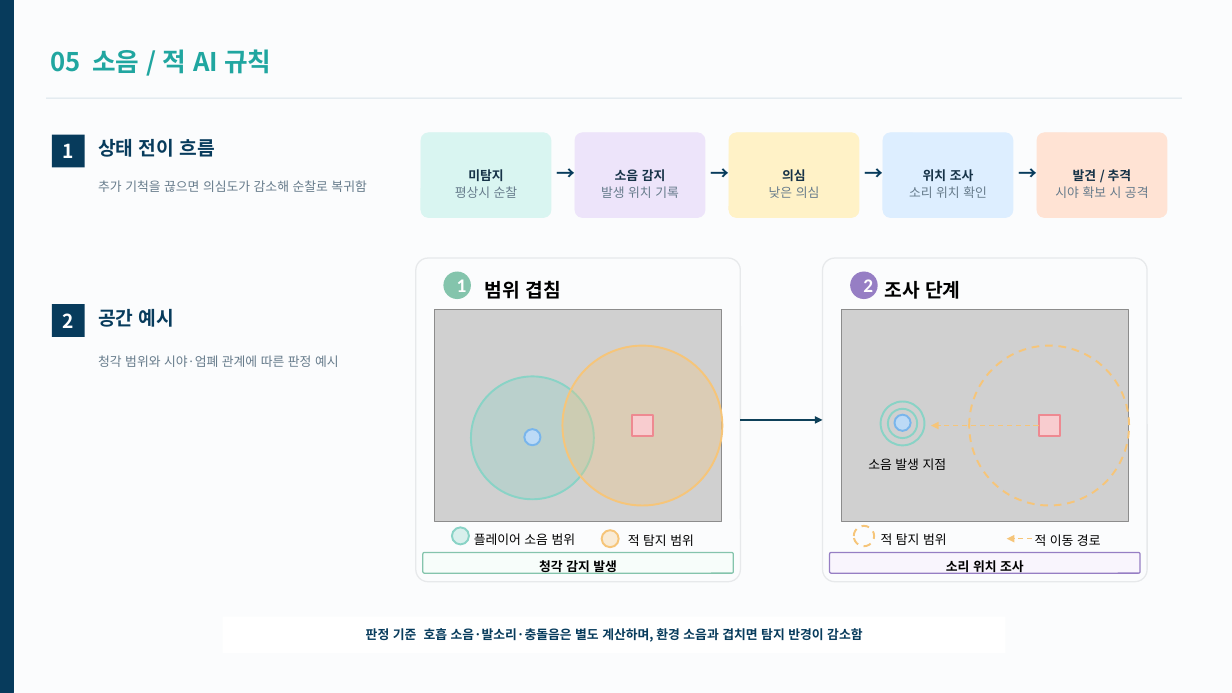
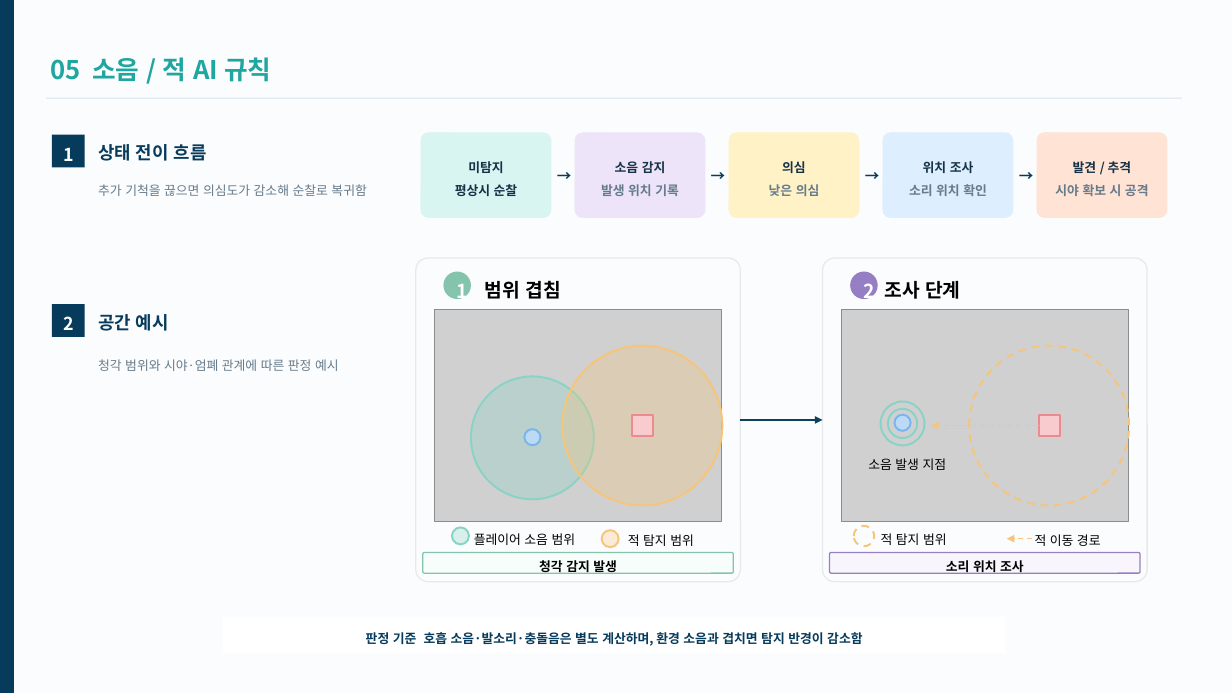
Before and after one commit to ysooj/Gihoek_8, a slide deck: slide 8 of 호흡_시스템_기획문서_최종정리본.pptx. Drawn at 1232x693 pixels with LibreOffice and Linux fonts; fonts in the diff are those of the drawing; grey boxes stand for pictures. Boxes give left, top, right and bottom in pixels: in the first picture for what was removed or moved away, otherwise in the second. Text is boxed around its words. In the diff, an @@ line names an element or a change of style, - is before the commit and + after.

```diff
--- a/호흡_시스템_기획문서_최종정리본.pptx
+++ b/호흡_시스템_기획문서_최종정리본.pptx
@@ line spacing 1 to 1.5 in 4 elements at box(98, 184, 366, 196), box(98, 359, 339, 371), box(366, 632, 862, 646), box(50, 57, 271, 82) @@
@@ rectangle "1" at box(52, 135, 84, 167): size 15 to 13.9 pt; line spacing 1 to 1.3 @@
@@ text "상태 전이 흐름" at box(98, 144, 207, 161): size 15 to 13.9 pt; line spacing 1 to 1.4 @@
@@ text in rounded rectangle at box(455, 161, 518, 196): text added @@
+미탐지
+평상시 순찰
@@ text removed at box(468, 169, 503, 181) @@
-미탐지
@@ text at box(615, 161, 666, 173): line spacing 1 to 1.5 @@
@@ text at box(782, 161, 806, 173): line spacing 1 to 1.5 @@
@@ text at box(923, 161, 974, 173): line spacing 1 to 1.5 @@
@@ size 14.7 to 11.3 pt; line spacing 1 to 1.3 in 4 elements at box(553, 160, 575, 187), box(707, 160, 729, 187), box(861, 160, 884, 187), box(1015, 160, 1037, 187) @@
@@ text at box(1073, 161, 1132, 173): line spacing 1 to 1.5 @@
@@ text removed at box(455, 186, 518, 198) @@
-평상시 순찰
@@ text at box(601, 184, 679, 196): paragraph added @@
+발생 위치 기록
@@ text removed at box(601, 186, 679, 198) @@
-발생 위치 기록
@@ text at box(769, 184, 820, 196): paragraph added @@
+낮은 의심
@@ text removed at box(769, 186, 820, 198) @@
-낮은 의심
@@ text at box(909, 184, 987, 196): paragraph added @@
+소리 위치 확인
@@ text removed at box(909, 186, 987, 198) @@
-소리 위치 확인
@@ text at box(1055, 184, 1149, 196): paragraph added @@
+시야 확보 시 공격
@@ text removed at box(1055, 186, 1149, 198) @@
-시야 확보 시 공격
@@ ellipse "1" at box(444, 272, 471, 299): font Calibri to Noto Sans CJK KR; line spacing 1 to 1.5 @@
@@ ellipse "2" at box(850, 272, 878, 299): font Calibri to Noto Sans CJK KR; line spacing 1 to 1.5 @@
@@ rectangle "2" at box(52, 304, 84, 336): size 15 to 13.9 pt; line spacing 1 to 1.3 @@
@@ text "공간 예시" at box(98, 314, 169, 331): size 15 to 13.9 pt; line spacing 1 to 1.4 @@
```
Also in this commit, not shown: 6 other slides changed, 14 other files.
